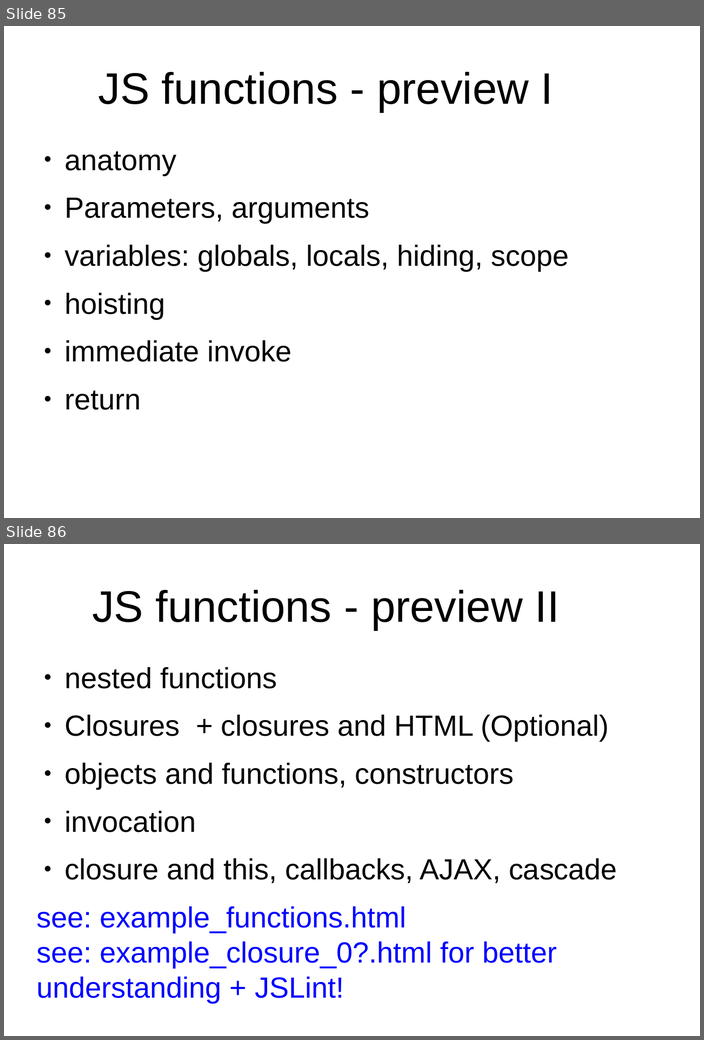
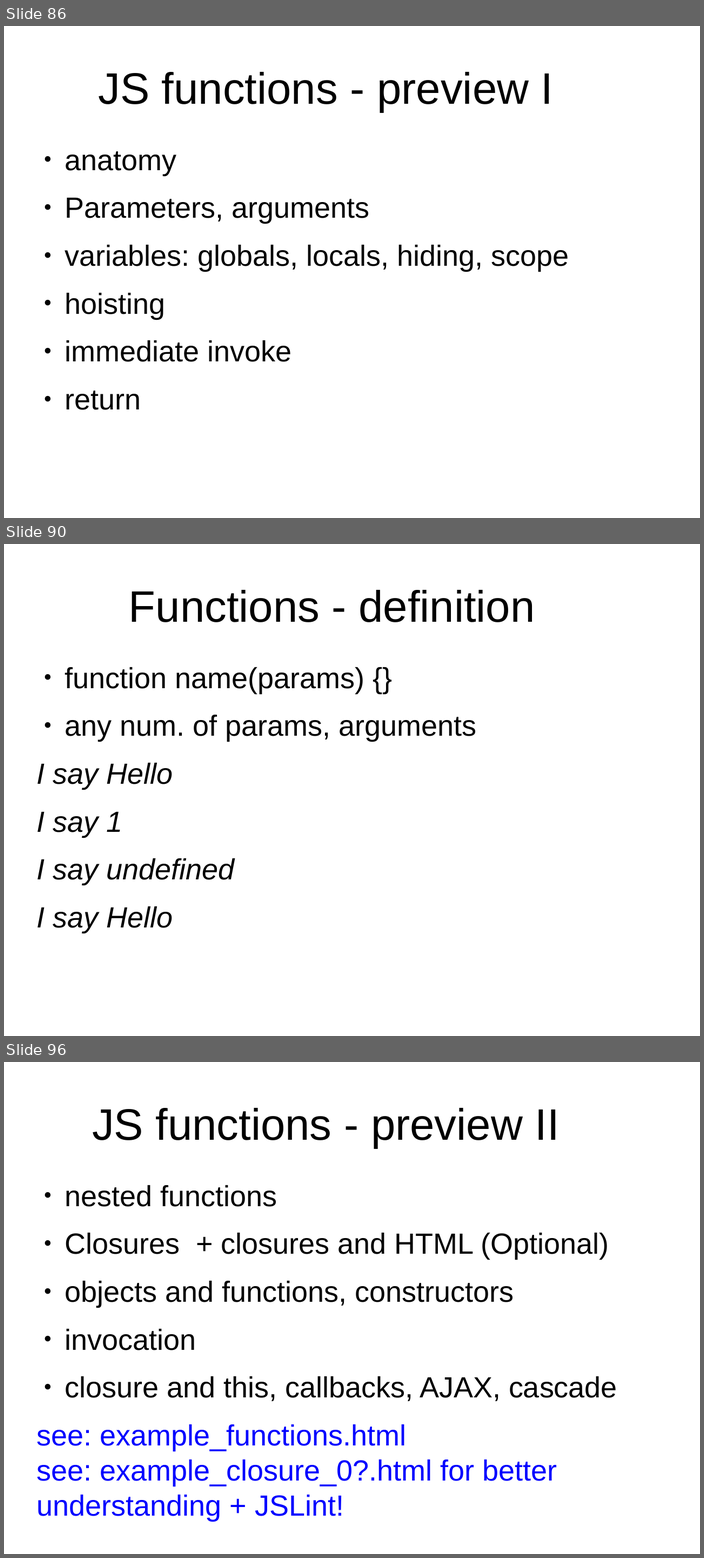
Before and after one commit to peterborkuti/other, a slide deck: JavaScriptBasics/jsbasics-slide.odp. Shown one above the other, each under a label of ours: slides 85 and 86 before the commit, slides 86, 90 and 96 after it; the slides between them are not shown. The pictures are 704x1040 and 704x1558 pixels, drawn with LibreOffice and Linux fonts; fonts in the diff are those of the drawing; background and template pictures are left out. Boxes give left, top, right and bottom in pixels: in the first picture for what was removed or moved away, otherwise in the second. Text is boxed around its words. In the diff, an @@ line names an element or a change of style, - is before the commit and + after.

Commit message:
function impress 01

```diff
--- a/JavaScriptBasics/jsbasics-slide.odp
+++ b/JavaScriptBasics/jsbasics-slide.odp
@@ slide 90 added at box(4, 544, 700, 1036), background #FFFFFF @@
@@ title added at box(129, 590, 534, 622), 53.3 pt, text #000000 @@
+Functions - definition
@@ text added at box(37, 667, 476, 933), 35.3 pt, text #000000 @@
+● function name(params) {}
+● any num. of params, arguments
+I say Hello
+I say 1
+I say undefined
+I say Hello
@@ what was slide 85 is now slide 86 @@
@@ what was slide 86 is now slide 96 @@
```
Also in this commit, not shown: 12 slides changed, 9 other slides added, 1 other file.
